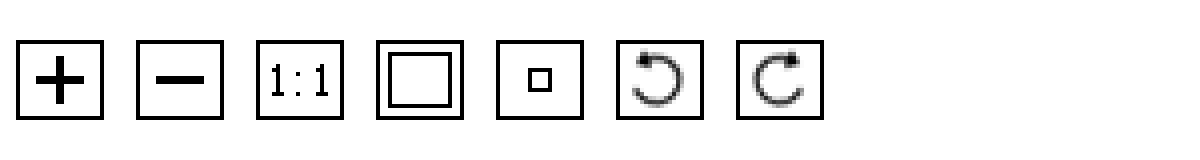
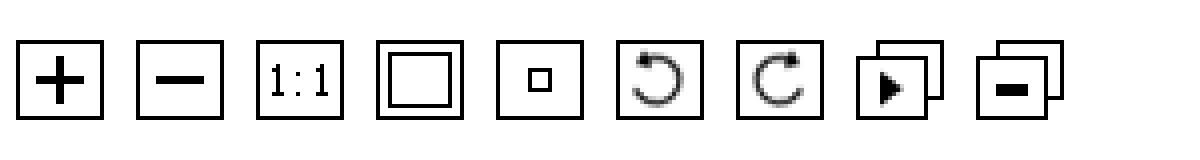
Two versions of the same layered image (1200 × 160). Layer-by-layer changes:
added layer "图层 2 副本 11" (dissolve) above "图层 2 副本 10" over [976, 40, 1064, 120]
added layer "图层 2 副本 10" above "图层 2 副本 5" over [856, 40, 944, 120]
